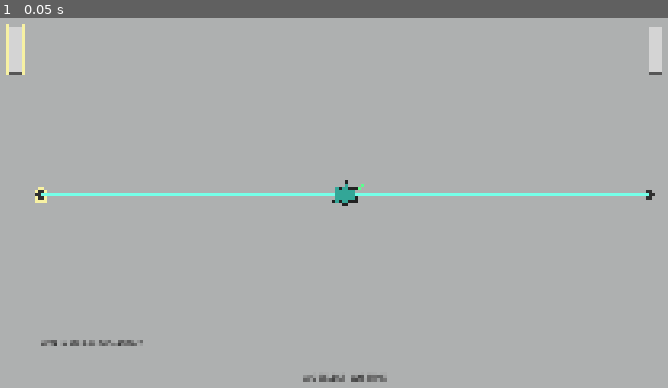
Above: before the commit, frame 1.
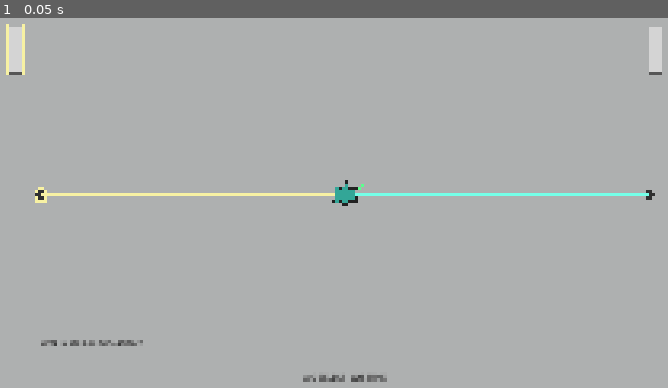
Above: after the commit, the same moment.

Repository: Syntinulls/Magnetide
Game: Godot game, scene res://_project/ui/research/minigames/alignment_a_minigame.tscn
Two runs of this game, one before a commit and one after it. Both use one fixed random seed, a clock stepped at 60 frames per second and the inputs below. This scene is started directly instead of the project's main scene.
Inputs:
- Up to frame 1 (0.05 s): no input

The runs differ from the first frame. In frame 1, 0.4% of the frame differs, in the area x 6-51%, y 47-49%.

Commit message:
fix: Adjust z-index for salvage item and enable y-sorting for researched items in research station

Diff:
--- a/_project/items/salvage_item.gd
+++ b/_project/items/salvage_item.gd
@@ -715,7 +715,7 @@
 	gravity_scale = 0.0
 	linear_velocity = Vector2.ZERO
 	angular_velocity = 0.0
-	z_index = 3
+	z_index = 0
 
 
 func lock_for_departure_cutscene(storage_parent: Node = null) -> void:
--- a/_project/ship/research_station.gd
+++ b/_project/ship/research_station.gd
@@ -33,6 +33,9 @@
 	add_child(_research_timer)
 
 	_setup_outline_material()
+	if _researched_items_root:
+		_researched_items_root.y_sort_enabled = true
+		_researched_items_root.z_index = -3
 	set_highlighted(false)
 
 
--- a/_project/ui/research/minigames/alignment_a_minigame.gd
+++ b/_project/ui/research/minigames/alignment_a_minigame.gd
@@ -26,6 +26,7 @@
 const LEFT_LASER := &"left"
 const RIGHT_LASER := &"right"
 const ARTIFACT_HIT_RADIUS: float = 34.0
+const SELECTED_LASER_COLOR := Color("f7f1a3")
 
 var progress: float = 0.0
 var left_laser_offset: float = 0.0
@@ -264,7 +265,8 @@
 	if is_destroyed:
 		color = Color("ff2424")
 	if selected:
-		draw_circle(origin, 24.0, Color("f7f1a3"))
+		color = SELECTED_LASER_COLOR
+		draw_circle(origin, 24.0, SELECTED_LASER_COLOR)
 	draw_circle(origin, 16.0, Color("6b1515") if is_destroyed else Color("303030"))
 	if is_destroyed:
 		draw_line(origin, origin.lerp(impact, 0.22), color, 5.0)
@@ -394,7 +396,7 @@
 		fill_color = Color("ffd166")
 	draw_rect(fill_rect, fill_color, true)
 	if selected:
-		draw_rect(rect.grow(7.0), Color("f7f1a3"), false, 4.0)
+		draw_rect(rect.grow(7.0), SELECTED_LASER_COLOR, false, 4.0)
 	if aligned:
 		_draw_check(origin + Vector2(54.0, meter_size.y - 18.0), Color("5bff8e"))
 	elif heat >= 0.55:
